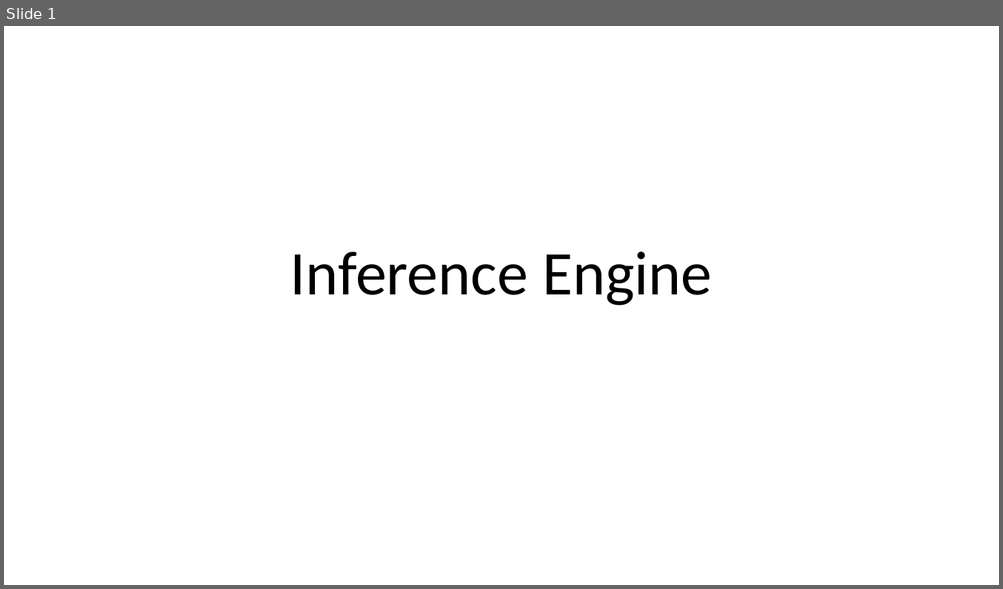
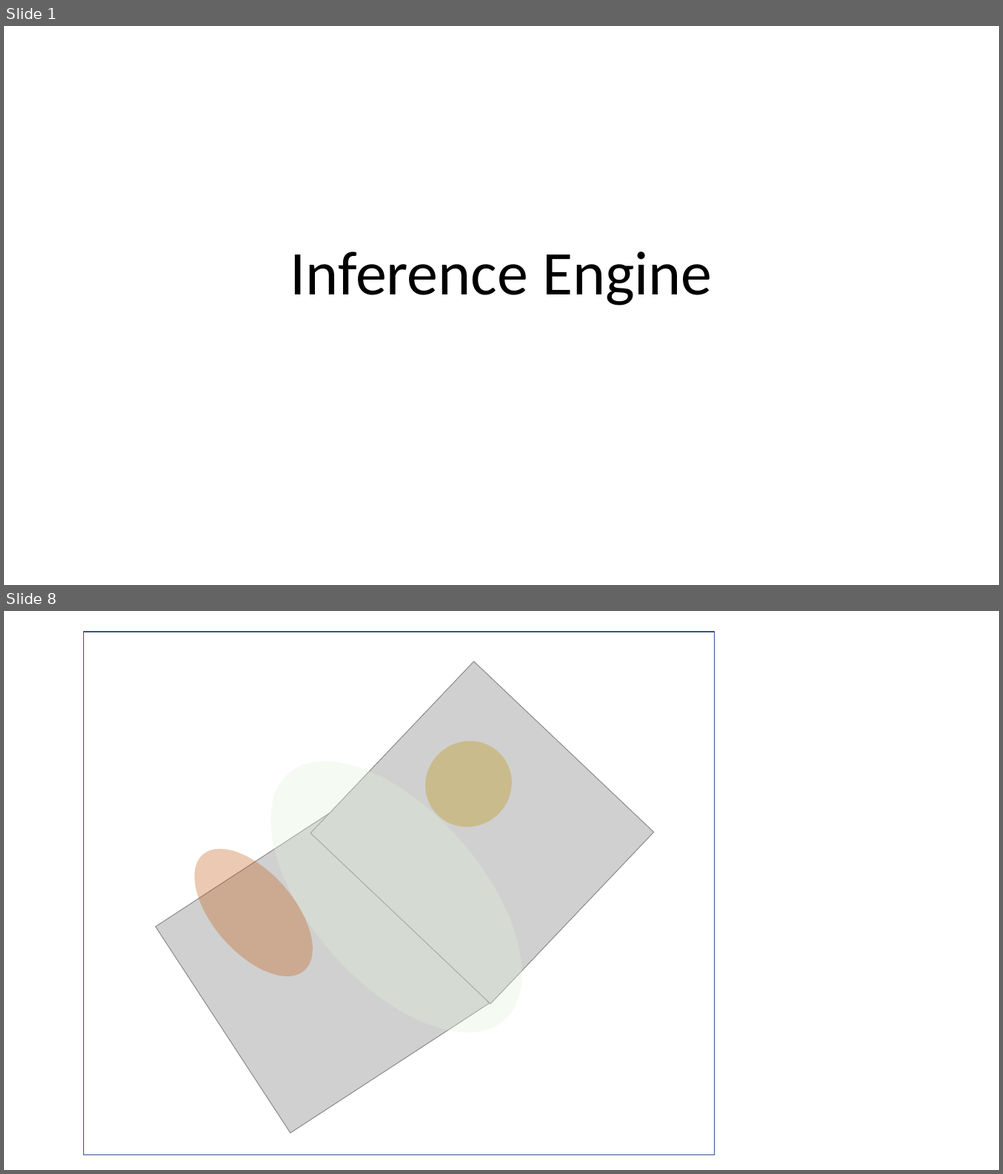
Before and after one commit to mikewkozak/IRE, a slide deck: Documentation/Architecture.pptx. Shown one above the other, each under a label of ours: slide 1 before the commit, slides 1 and 8 after it; the slides between them are not shown. The pictures are 1003x589 and 1003x1174 pixels, drawn with LibreOffice and Linux fonts; fonts in the diff are those of the drawing; grey boxes stand for pictures. Boxes give left, top, right and bottom in pixels: in the first picture for what was removed or moved away, otherwise in the second. Text is boxed around its words. In the diff, an @@ line names an element or a change of style, - is before the commit and + after.

```diff
--- a/Documentation/Architecture.pptx
+++ b/Documentation/Architecture.pptx
@@ slide 8 added at bbox=[4, 611, 999, 1170], background #FFFFFF @@
@@ rectangle added at bbox=[84, 632, 715, 1156], outline #325491 1 pt @@
@@ picture added at bbox=[310, 661, 654, 1004] @@
@@ ellipse added at bbox=[224, 718, 568, 1076], fill #E2F0D9 at 32% opacity @@
@@ ellipse added at bbox=[408, 723, 529, 844], fill #BF9000 at 32% opacity @@
@@ picture added at bbox=[156, 797, 489, 1133] @@
@@ ellipse added at bbox=[173, 829, 335, 998], fill #C55A11 at 32% opacity @@
```
Also in this commit, not shown: 1 slide changed, 10 other slides added, 1 slide removed, 18 other files.
